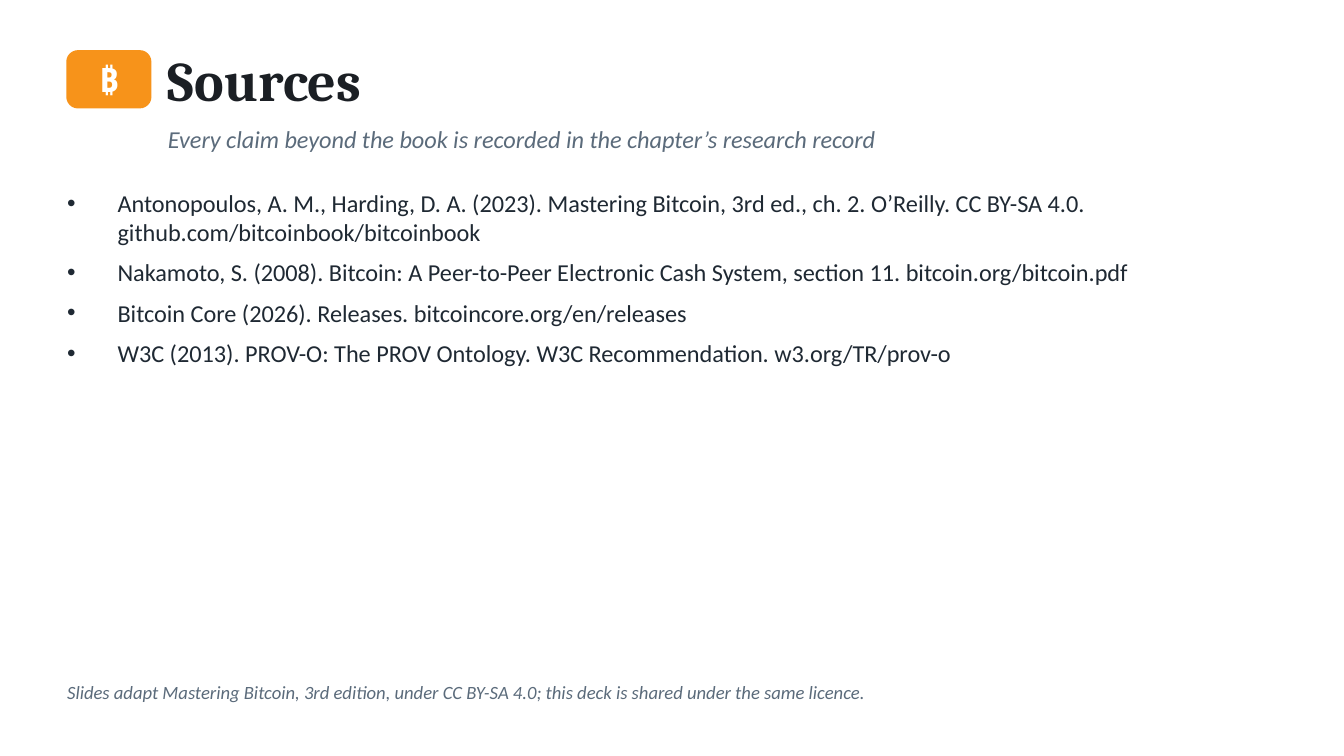
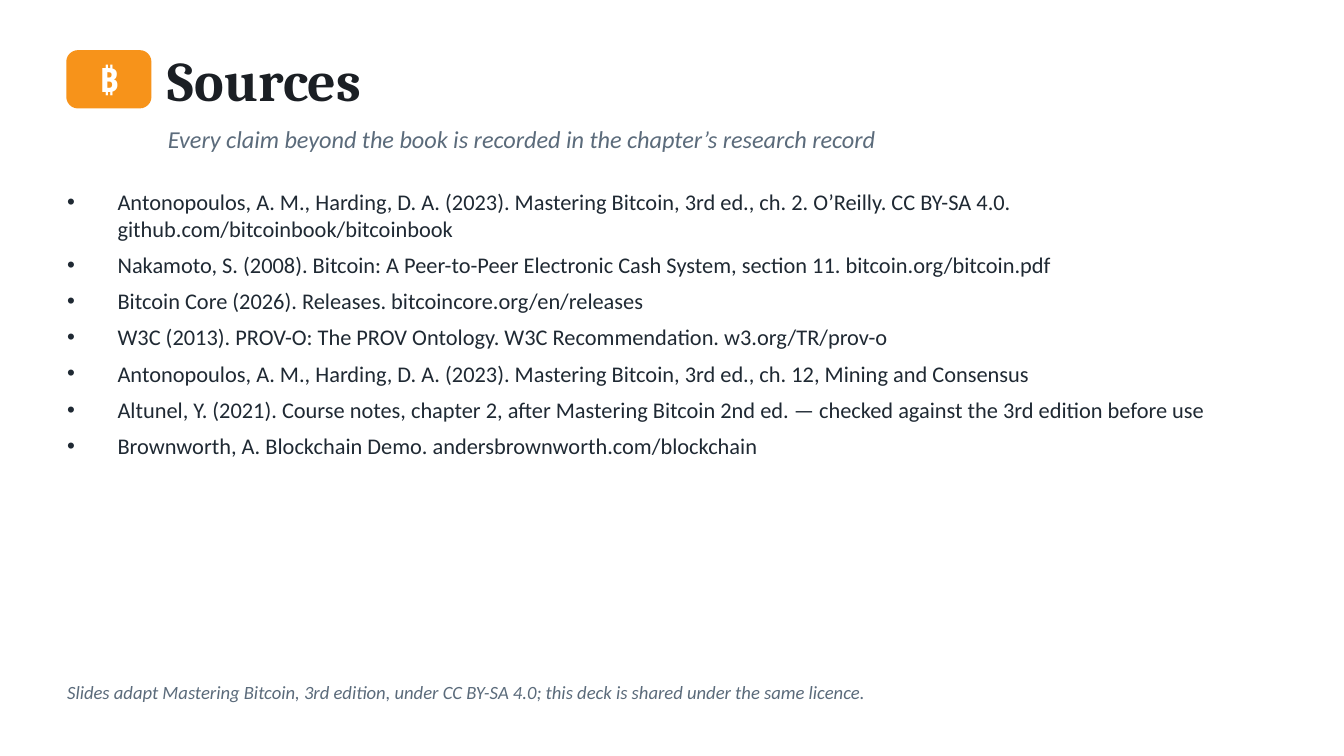
Before and after one commit to altunelyusuf/SEN0401, a slide deck: slide 19 of 03-materials/ch02/SEN0401_Ch02_HowBitcoinWorks_3e.pptx (slide 14 before the commit). Drawn at 1344x756 pixels with LibreOffice and Linux fonts; fonts in the diff are those of the drawing. Boxes give left, top, right and bottom in pixels: in the first picture for what was removed or moved away, otherwise in the second. Text is boxed around its words. In the diff, an @@ line names an element or a change of style, - is before the commit and + after.

```diff
--- a/03-materials/ch02/SEN0401_Ch02_HowBitcoinWorks_3e.pptx
+++ b/03-materials/ch02/SEN0401_Ch02_HowBitcoinWorks_3e.pptx
@@ text at box(118, 194, 1051, 349): size 13 to 12 pt in "Antonopoulos, A. M., Harding, D. A. (2023). ...", "Nakamoto, S. (2008). Bitcoin: A Peer-to-Peer Electronic ...", "Bitcoin Core (2026). Releases. bitcoincore.org/en/releases", "W3C (2013). PROV-O: The PROV Ontology. W3C ..."; less space between paragraphs @@
@@ text at box(118, 366, 1204, 457): paragraphs added @@
+• Antonopoulos, A. M., Harding, D. A. (2023). Mastering Bitcoin, 3rd ed., ch. 12, Mining and Consensus
+• Altunel, Y. (2021). Course notes, chapter 2, after Mastering Bitcoin 2nd ed. — checked against the 3rd edition before use
+• Brownworth, A. Blockchain Demo. andersbrownworth.com/blockchain
```
Also in this commit, not shown: 5 slides added, 31 other files.
